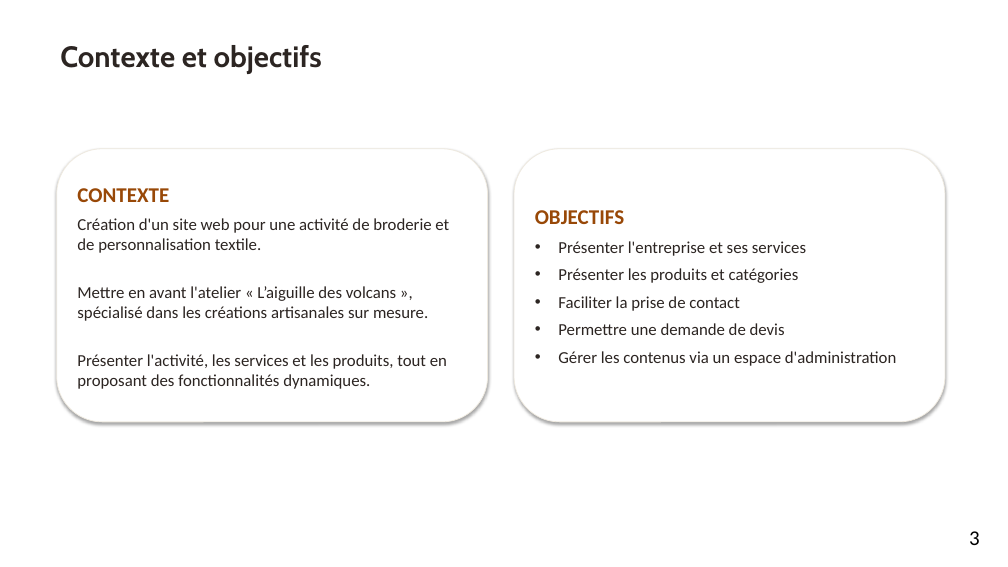
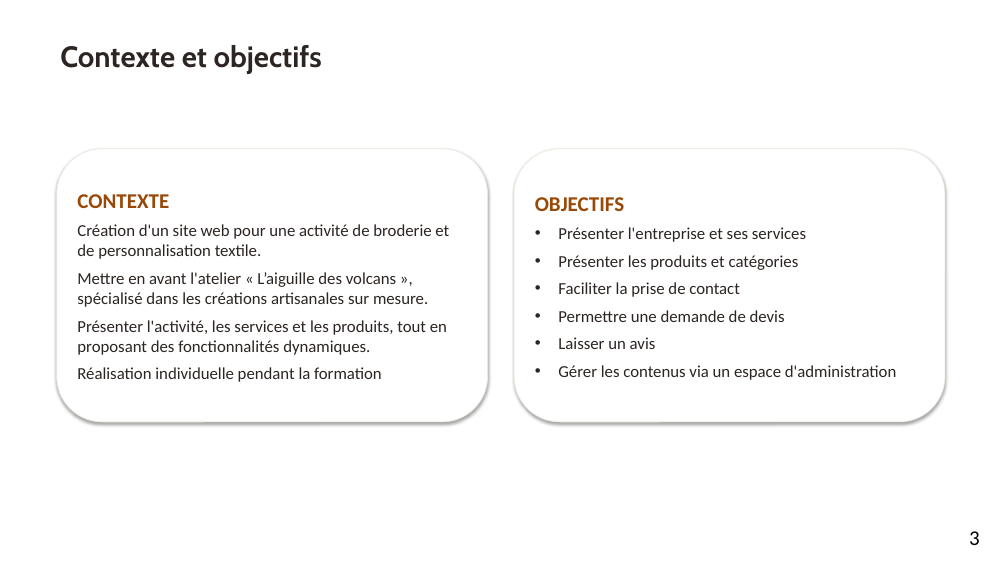
Before and after one commit to aureopires/projet_broderie, a slide deck: slide 3 of output/Aureo_Ruffier_Presentation_Projet.pptx. Drawn at 1008x567 pixels with LibreOffice and Linux fonts; fonts in the diff are those of the drawing; background and template pictures are left out. Boxes give left, top, right and bottom in pixels: in the first picture for what was removed or moved away, otherwise in the second. Text is boxed around its words. In the diff, an @@ line names an element or a change of style, - is before the commit and + after.

```diff
--- a/output/Aureo_Ruffier_Presentation_Projet.pptx
+++ b/output/Aureo_Ruffier_Presentation_Projet.pptx
@@ text in rounded rectangle at (x1=558, y1=337, x2=656, y2=349): paragraph added @@
+• Laisser un avis
@@ text in rounded rectangle at (x1=77, y1=367, x2=382, y2=382): paragraph added @@
+Réalisation individuelle pendant la formation
```
Also in this commit, not shown: 12 other slides changed, 12 slides added, 8 slides removed, 4 other files.
